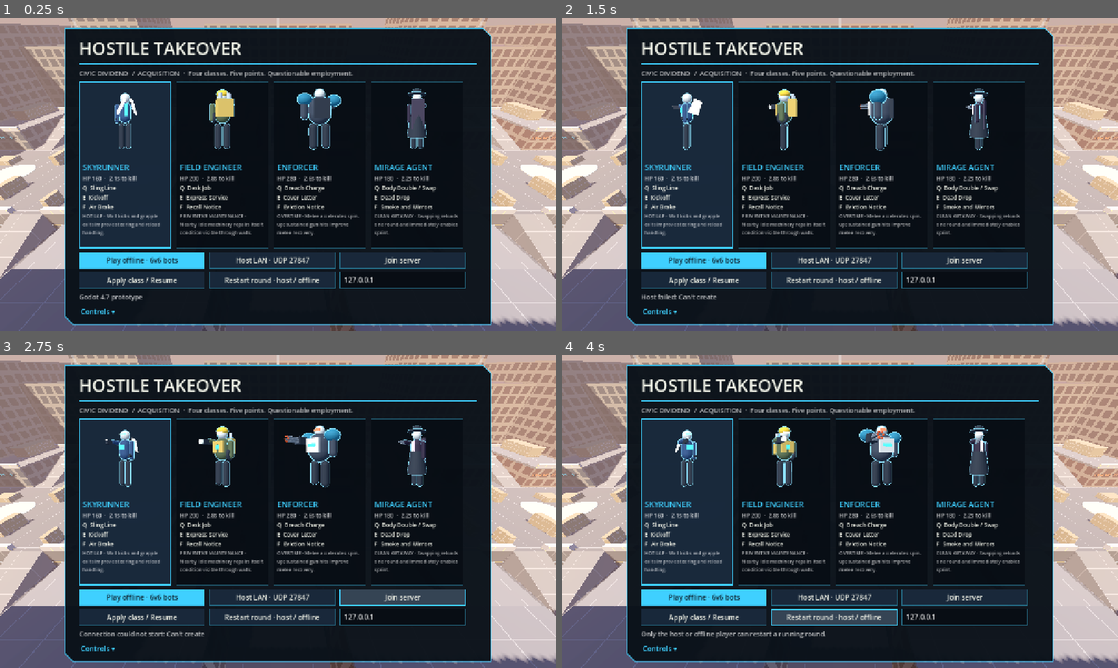
Above: before the commit, frames 1-4 (two rows, left to right).
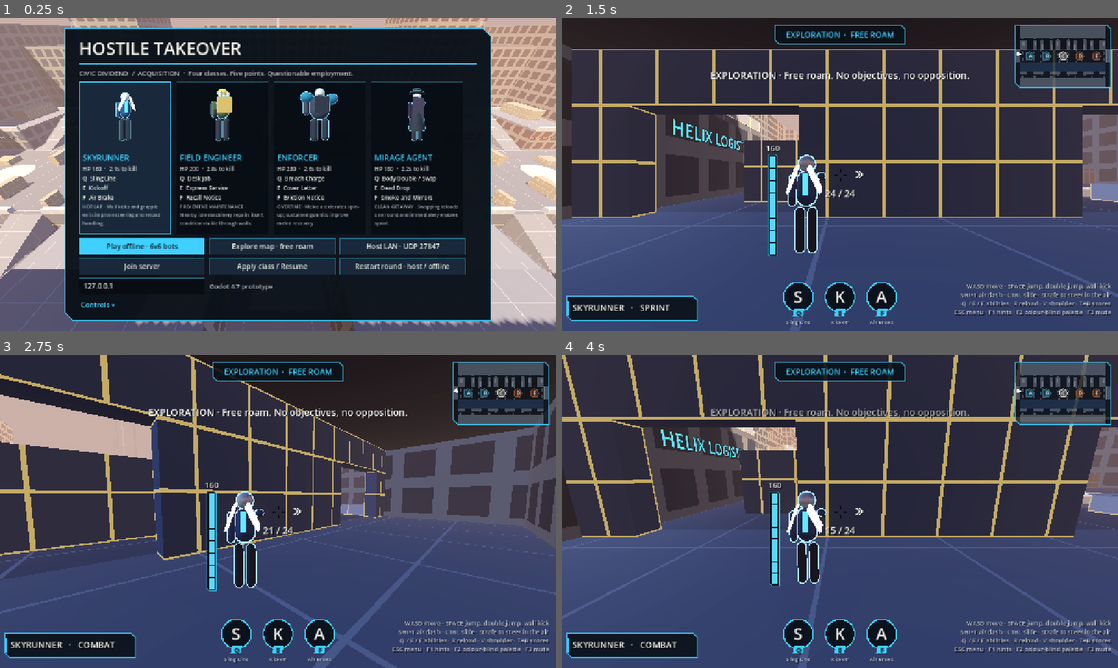
Above: after the commit, the same moments.

Repository: slimefromdq/hostile-takeover
Game: Godot game, scene res://scenes/main.tscn
Two runs of this game, one before a commit and one after it. Both use one fixed random seed, a clock stepped at 60 frames per second and the inputs below.
Inputs (mouse positions are in pixels of both pictures, inside the frame that each line leads up to):
- Up to frame 1 (0.25 s): no input
- Up to frame 2 (1.5 s): click "Host LAN · UDP 27847" at 0.5 s; click (834, 246) at 1.25 s, where only the run after the commit has a clickable "Explore map · free roam"
- Up to frame 3 (2.75 s): click (400, 596) at 2 s, where only the run before the commit has a clickable "Join server"
- Up to frame 4 (4 s): click (706, 617) at 2.75 s, where only the run before the commit has a clickable "Apply class / Resume"; click (834, 617) at 3.5 s, where only the run before the commit has a clickable "Restart round · host / offline"

The runs differ from the first frame. In frame 1, 16% of the frame differs, in the area x 11-89%, y 22-99%; in frame 2, 90%; in frame 3, 87%; in frame 4, 93%, in the area x 0-100%, y 0-100%.

Commit message:
Exploration mode: single-player free roam with no bots or objectives, reachable from the main menu
Co-Authored-By: Claude Sonnet 5.5 <noreply@anthropic.com>
Claude-Session: https://claude.ai/code/session_01WhoDdCfBJJvvrtZf4RCCPG

Diff:
--- a/HostileTakeover/scripts/game.gd
+++ b/HostileTakeover/scripts/game.gd
@@ -4,6 +4,7 @@
 const PORT = 27847
 var authoritative := true
 var running := false
+var explore := false  # single-player free roam: no bots, no objective
 var local_id := 1
 var selected_class := 0
 var fighters: Dictionary = {}
@@ -171,14 +172,20 @@
 		multiplayer.multiplayer_peer = server
 	authoritative = true
 	local_id = 1
+	explore = mode == "explore"
+	hud.explore = explore
 	spawn_fighter(1, 0, selected_class, false)
-	for i in range(11):
-		spawn_fighter(100 + i, 0 if i < 5 else 1, i % 4, true)
+	if not explore:
+		for i in range(11):
+			spawn_fighter(100 + i, 0 if i < 5 else 1, i % 4, true)
 	running = true
 	menu.hide()
 	hud.show()
 	local_player().camera.current = true
 	Input.mouse_mode = Input.MOUSE_MODE_CAPTURED
+	if explore:
+		announce("EXPLORATION · Free roam. No objectives, no opposition.")
+		return
 	announce("ACQUISITION · The center is open for business.")
 
 func connected() -> void:
@@ -355,7 +362,8 @@
 			player.edges = 0
 		if match_state.winner == -2:
 			entities_tick(dt)
-			objectives_tick(dt)
+			if not explore:
+				objectives_tick(dt)
 		snapshot_timer += dt
 		if snapshot_timer >= 0.05:
 			snapshot_timer = 0
--- a/HostileTakeover/scripts/hud.gd
+++ b/HostileTakeover/scripts/hud.gd
@@ -23,6 +23,7 @@
 var session_time := 0.0
 var help_hidden := false
 var help_pinned := false
+var explore := false
 
 func _init() -> void:
 	set_anchors_and_offsets_preset(Control.PRESET_FULL_RECT)
@@ -123,11 +124,15 @@
 	if game == null:
 		return
 	var p: Fighter = game.local_player()
-	_draw_objective_bar()
+	if explore:
+		_draw_explore_tag()
+	else:
+		_draw_objective_bar()
 	if p != null:
 		_draw_vignette(p)
 		_draw_indicators(p)
-		_draw_waypoint(p)
+		if not explore:
+			_draw_waypoint(p)
 		_draw_crosshair(p)
 		_draw_player_panel(p)
 		_draw_health_bar(p)
@@ -137,8 +142,13 @@
 	_draw_help()
 	if game.match_state.winner != -2:
 		_draw_winner()
-	if Input.is_action_pressed("scoreboard") and not game.menu.visible:
+	if Input.is_action_pressed("scoreboard") and not game.menu.visible and not explore:
 		_draw_scoreboard(p)
+
+func _draw_explore_tag() -> void:
+	var rect := Rect2(size.x / 2.0 - 150.0, 16.0, 300.0, 44.0)
+	UiStyle.draw_panel(self, rect, Color(UiStyle.PANEL, 0.9), Color(UiStyle.ACCENT, 0.85))
+	text(Vector2(rect.position.x, rect.position.y + 29.0), "EXPLORATION  ·  FREE ROAM", 18, UiStyle.ACCENT, HORIZONTAL_ALIGNMENT_CENTER, rect.size.x)
 
 func _draw_objective_bar() -> void:
 	var state: Acquisition = game.match_state
--- a/HostileTakeover/scripts/menu.gd
+++ b/HostileTakeover/scripts/menu.gd
@@ -45,7 +45,7 @@
 	grid.add_theme_constant_override("h_separation", 10)
 	grid.add_theme_constant_override("v_separation", 8)
 	column.add_child(grid)
-	for pair in [["Play offline · 6v6 bots", "offline"], ["Host LAN · UDP 27847", "host"], ["Join server", "join"], ["Apply class / Resume", "resume"], ["Restart round · host / offline", "restart"]]:
+	for pair in [["Play offline · 6v6 bots", "offline"], ["Explore map · free roam", "explore"], ["Host LAN · UDP 27847", "host"], ["Join server", "join"], ["Apply class / Resume", "resume"], ["Restart round · host / offline", "restart"]]:
 		var button := Button.new()
 		button.text = pair[0]
 		button.custom_minimum_size = Vector2(290, 38)
@@ -60,7 +60,7 @@
 	address.add_theme_stylebox_override("focus", UiStyle.box(Color(UiStyle.SLOT, 0.95), UiStyle.ACCENT, 2))
 	grid.add_child(address)
 	status = _label("Godot 4.7 prototype", 15, Color(1, 1, 1, 0.7))
-	column.add_child(status)
+	grid.add_child(status)
 	var toggle := Button.new()
 	toggle.text = "Controls ▾"
 	toggle.flat = true
@@ -88,7 +88,7 @@
 	var card := Button.new()
 	card.toggle_mode = true
 	card.button_group = group
-	card.custom_minimum_size = Vector2(212, 384)
+	card.custom_minimum_size = Vector2(212, 352)
 	card.pressed.connect(func(): game.selected_class = index)
 	var chosen := UiStyle.box(Color(UiStyle.PANEL_RAISED, 0.95), UiStyle.ACCENT, 3, 0.0)
 	card.add_theme_stylebox_override("normal", UiStyle.box(Color(UiStyle.SLOT, 0.9), Color(UiStyle.ACCENT, 0.3), 1, 0.0))
@@ -102,7 +102,7 @@
 	card.add_child(box)
 	var container := SubViewportContainer.new()
 	container.stretch = true
-	container.custom_minimum_size = Vector2(196, 172)
+	container.custom_minimum_size = Vector2(196, 150)
 	container.mouse_filter = Control.MOUSE_FILTER_IGNORE
 	box.add_child(container)
 	container.add_child(_make_portrait(index))
--- /dev/null
+++ b/HostileTakeover/tests/render_explore.gd
@@ -0,0 +1,29 @@
+extends SceneTree
+
+# Renders the menu and exploration HUD at the window size given with --resolution, to check scaling/layout.
+# Usage: godot --path . --resolution 2560x1080 --script res://tests/render_resolutions.gd -- tag=ultrawide
+func _initialize() -> void:
+	call_deferred("run")
+
+func shot(path: String) -> void:
+	await create_timer(0.3).timeout
+	await RenderingServer.frame_post_draw
+	root.get_texture().get_image().save_png(path)
+
+func run() -> void:
+	var tag := "default"
+	for arg in OS.get_cmdline_user_args():
+		if arg.begins_with("tag="):
+			tag = arg.get_slice("=", 1)
+	var game = load("res://scenes/main.tscn").instantiate()
+	root.add_child(game)
+	await create_timer(0.5).timeout
+	await shot("res://docs/previews/explore_%s_menu.png" % tag)
+	game.start_game("explore")
+	var p: Fighter = game.local_player()
+	p.global_position = Vector3(-57, 0.1, 5)
+	p.yaw = -PI / 2
+	game.announce("EXPLORATION · Free roam. No objectives, no opposition.")
+	await shot("res://docs/previews/explore_%s_hud.png" % tag)
+	print("%s window=%s content=%s" % [tag, root.size, root.get_visible_rect().size])
+	quit()
--- a/HostileTakeover/tests/run_tests.gd
+++ b/HostileTakeover/tests/run_tests.gd
@@ -41,6 +41,7 @@
 	await test_machinery()
 	test_authority_and_respawn()
 	await test_hud()
+	await test_explore()
 	print("RESULT: %d checks, %d failures" % [checks, failures])
 	game.queue_free()
 	await process_frame
@@ -514,3 +515,17 @@
 		p.simulate_movement(1.0 / 60, 0)
 	check(p.velocity.x > 5.0, "ground friction is weighty, not instant (%.1f after 0.17 s)" % p.velocity.x)
 	p.movement = Vector2.ZERO
+
+func test_explore() -> void:
+	var g = load("res://scenes/main.tscn").instantiate()
+	root.add_child(g)
+	g.start_game("explore")
+	check(g.explore and g.fighters.size() == 1, "explore mode spawns only the local player")
+	var before: Array = g.match_state.progress.duplicate()
+	g.local_player().global_position = g.points[2] + Vector3.UP * 0.1
+	for i in range(30):
+		await physics_frame
+	check(g.match_state.progress == before and g.match_state.winner == -2, "explore mode never ticks the objective")
+	check(g.hud.explore, "HUD switches to the exploration layout")
+	g.queue_free()
+	await process_frame
Binary file added: HostileTakeover/docs/previews/explore_hd_hud.png
Binary file added: HostileTakeover/docs/previews/explore_hd_menu.png
Not shown, added: HostileTakeover/tests/render_explore.gd.uid
Not shown, changed: HostileTakeover/README.md
